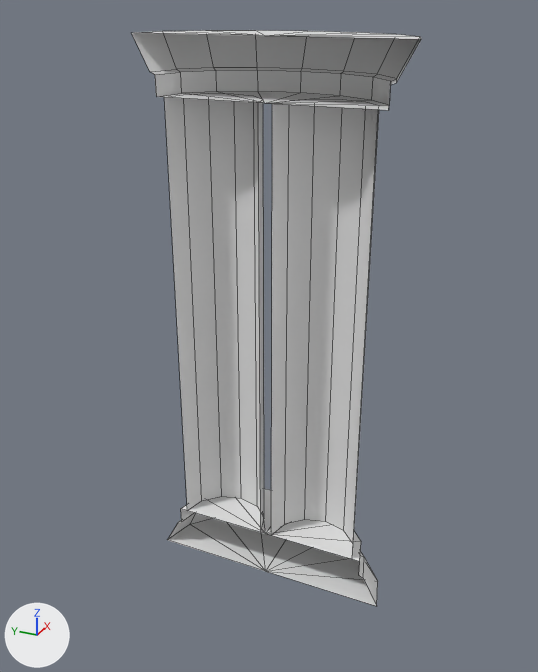
Before and after pictures for a commit that changed the FBX model Stealth Puzzler/Assets/Models/Environments/Structural Assets/PIllars1.fbx.
The view is the same before and after, from a camera (50 mm lens) standing at (-14.99, -4.68, 6.69) and looking at (-8.16, -1.61, 3.28). The lights are fixed; the arrows at lower left show +X, +Y and +Z. Mesh edges are drawn as thin lines. Where no turn or scale is listed for an object, it has been applied to the vertices.

The first picture shows 'PIllar1_LP'.
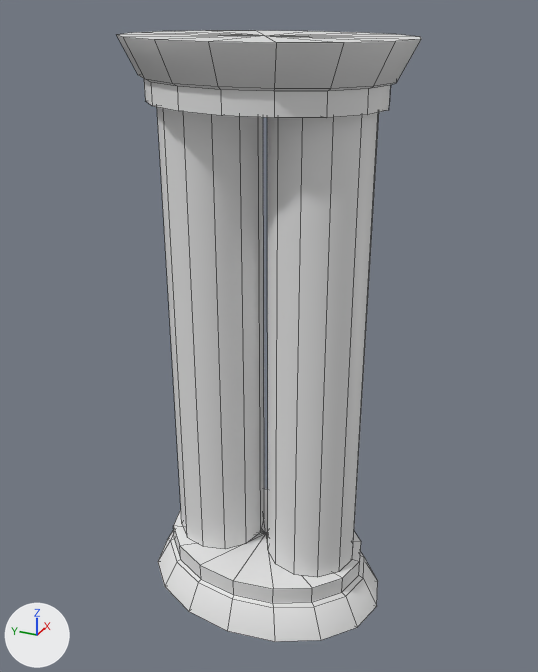
Location of each change, [x1, y1, x2, y2] in pixels of the pictures (538 x 672 px):
'PIllar1_LP', reshaped (6% taller)
    before: [132, 30, 421, 606]
    after: [117, 30, 421, 642]
part 1 of me_circle_013, added
    after: [117, 33, 421, 642]

What changed in the scene script:
```text
Change me_circle_013:
    used by ob_pillar1_lp; location = (-8.22, -1.59, 0.0)
    remove me_circle_013.from_pydata(...)  # 104 vertices, 92 faces; spans x 0.0..1.08, y -1.47..1.47, z 0.0..6.35
    add me_circle_013.from_pydata(...)  # 180 vertices, 184 faces; spans x -1.08..1.08, y -1.47..1.47, z 0.0..6.35
    me_circle_013 part 1
    76 vertices are added at x -1.08..-0.26, y -1.35..1.35, z 0.0..6.35
    92 new faces join them
```
